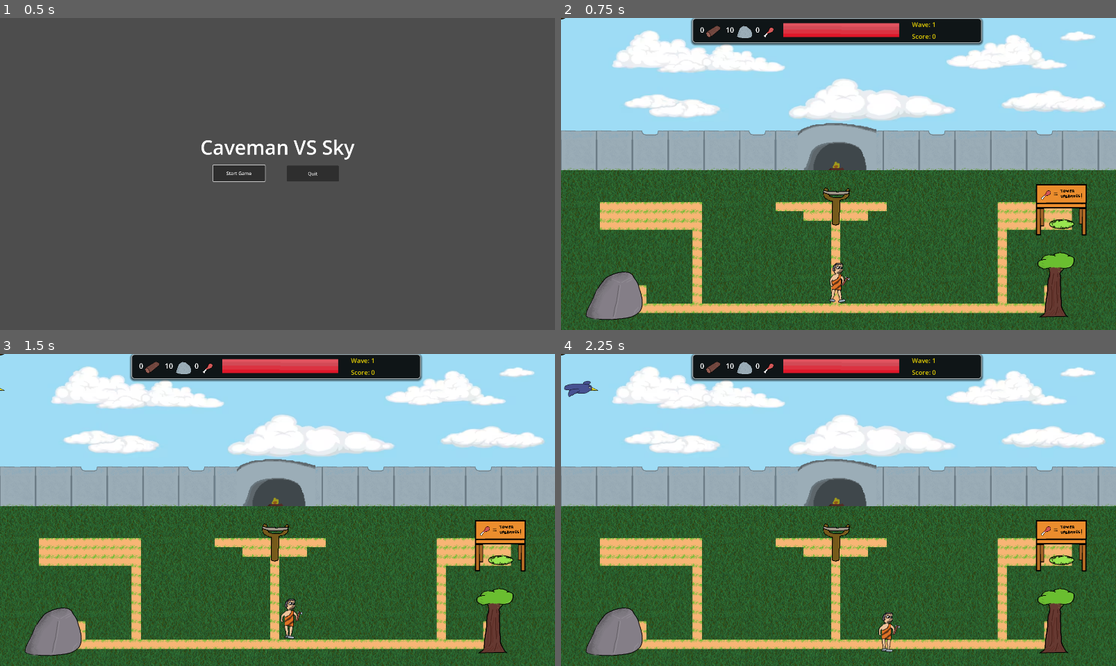
Above: before the commit, frames 1-4 (two rows, left to right).
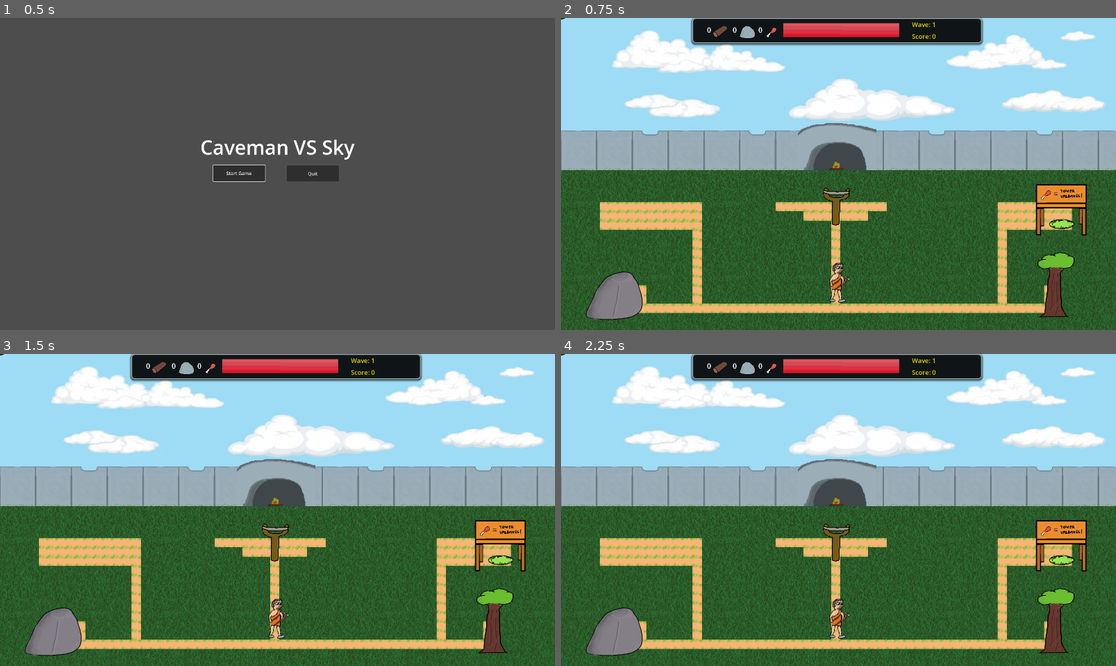
Above: after the commit, the same moments.

Repository: Leonod33/CavemanVsSky
Game: Godot game, scene res://scenes/ui/TitleScreen.tscn
Two runs of this game, one before a commit and one after it. Both use one fixed random seed, a clock stepped at 60 frames per second and the inputs below.
Inputs:
- Up to frame 1 (0.5 s): no input
- Up to frame 2 (0.75 s): click "Start Game" at 0.5 s
- Up to frame 3 (1.5 s): tap Enter (ui_accept) at 1.25 s; hold Right (ui_right) from 1.28 s (still down); tap Z (slingshot_fire) at 1.35 s
- Up to frame 4 (2.25 s): tap Enter (ui_accept) at 1.52, 1.82 s; release Right (ui_right) at 2.03 s; hold Down (ui_down) from 2.03 s (still down); tap Z (slingshot_fire) at 2.1 s

Frame 1 is identical in both runs. In frame 2, 0.2% of the frame differs, in the area x 25-51%, y 2-88%; in frame 3, 0.7%; in frame 4, 0.9%, in the area x 0-62%, y 2-96%.
Error after the commit: Parse Error: Cannot infer the type of "cave_is_damaged" variable because the value doesn't have a set type. (res://scripts/caveman/caveman_controller.gd:314)

Commit message:
Add cave repair and tower-site unlocking

Diff:
--- a/cavemanvssky/scripts/caveman/caveman_controller.gd
+++ b/cavemanvssky/scripts/caveman/caveman_controller.gd
@@ -8,6 +8,7 @@
 @export var tree_radius: float = 26.0
 @export var rock_radius: float = 18.0
 @export var workshop_radius: float = 32.0
+@export var cave_repair_radius: float = 60.0
 
 
 
@@ -18,6 +19,8 @@
 var rock: Node2D
 var workshop: Node2D = null
 var workshop_prompt_label: Label = null
+var cave: Node2D = null
+var cave_repair_prompt_label: Label = null
 
 
 
@@ -59,6 +62,12 @@
 
 const TOWER_COST_WOOD: int = 5
 const TOWER_COST_STONE: int = 2
+const TOWER_SLOT_UNLOCK_WOOD: int = 10
+const TOWER_SLOT_UNLOCK_STONE: int = 6
+
+const CAVE_REPAIR_WOOD: int = 2
+const CAVE_REPAIR_STONE: int = 2
+const CAVE_REPAIR_AMOUNT: int = 3
 
 var tower_spots: Array[Node2D] = []
 
@@ -83,6 +92,10 @@
 		print("[Caveman] Workshop found:", workshop.name)
 	else:
 		print("[Caveman] Workshop NOT found under World/GroundLayer")
+
+	cave = get_tree().current_scene.get_node_or_null("World/WallLayer/CaveEntrance")
+	if cave:
+		cave_repair_prompt_label = cave.get_node_or_null("RepairPrompt")
 
 
 
@@ -150,6 +163,8 @@
 
 	_update_resource_bars_visibility()
 	_update_workshop_prompt()
+	_update_cave_repair_prompt()
+	_update_tower_slot_prompts()
 
 
 func _unhandled_input(event: InputEvent) -> void:
@@ -169,7 +184,11 @@
 	if _try_chop_or_mine():
 		return
 
-		# 3) Try workshop
+	# 3) Try repairing the cave
+	if _try_repair_cave():
+		return
+
+	# 4) Try workshop
 	if _try_workshop():
 		return
 
@@ -263,6 +282,39 @@
 	workshop_prompt_label.visible = d <= max_dist
 
 
+func _try_repair_cave() -> bool:
+	if cave == null:
+		return false
+
+	if global_position.distance_to(cave.global_position) > cave_repair_radius:
+		return false
+
+	var game := get_tree().current_scene
+	if game == null or not game.has_method("is_wall_damaged") or not game.is_wall_damaged():
+		return false
+
+	if wood < CAVE_REPAIR_WOOD or stone < CAVE_REPAIR_STONE:
+		print("[Caveman] Not enough resources to repair the cave.")
+		return true
+
+	if game.has_method("repair_wall") and game.repair_wall(CAVE_REPAIR_AMOUNT):
+		wood -= CAVE_REPAIR_WOOD
+		stone -= CAVE_REPAIR_STONE
+		print("[Caveman] Repaired cave for %d health." % CAVE_REPAIR_AMOUNT)
+		return true
+
+	return false
+
+
+func _update_cave_repair_prompt() -> void:
+	if cave_repair_prompt_label == null or cave == null:
+		return
+
+	var game := get_tree().current_scene
+	var cave_is_damaged := game and game.has_method("is_wall_damaged") and game.is_wall_damaged()
+	cave_repair_prompt_label.visible = cave_is_damaged and global_position.distance_to(cave.global_position) <= cave_repair_radius
+
+
 func _try_build_tower() -> bool:
 	if tower_spots.is_empty():
 		return false
@@ -286,6 +338,20 @@
 	if closest_spot == null or best_dist > tower_build_radius:
 		return false
 
+	if closest_spot.get_meta("locked", false):
+		if wood < TOWER_SLOT_UNLOCK_WOOD or stone < TOWER_SLOT_UNLOCK_STONE:
+			print("[Caveman] Not enough resources to unlock this tower site.")
+			return true
+
+		wood -= TOWER_SLOT_UNLOCK_WOOD
+		stone -= TOWER_SLOT_UNLOCK_STONE
+		closest_spot.set_meta("locked", false)
+		var lock_label := closest_spot.get_node_or_null("LockLabel") as Label
+		if lock_label:
+			lock_label.visible = false
+		print("[Caveman] Tower site unlocked! Wood:", wood, " Stone:", stone)
+		return true
+
 	if wood < TOWER_COST_WOOD or stone < TOWER_COST_STONE:
 		print("[Caveman] Not enough to build tower.")
 		return false
@@ -300,6 +366,17 @@
 	tower.position = Vector2.ZERO
 
 	return true
+
+
+func _update_tower_slot_prompts() -> void:
+	for spot in tower_spots:
+		if not spot.get_meta("locked", false):
+			continue
+
+		var lock_label := spot.get_node_or_null("LockLabel") as Label
+		var marker := spot.get_node_or_null("BuildMarker") as Node2D
+		if lock_label and marker:
+			lock_label.visible = global_position.distance_to(marker.global_position) <= tower_build_radius
 
 func _try_chop_or_mine() -> bool:
 	var did_something := false
